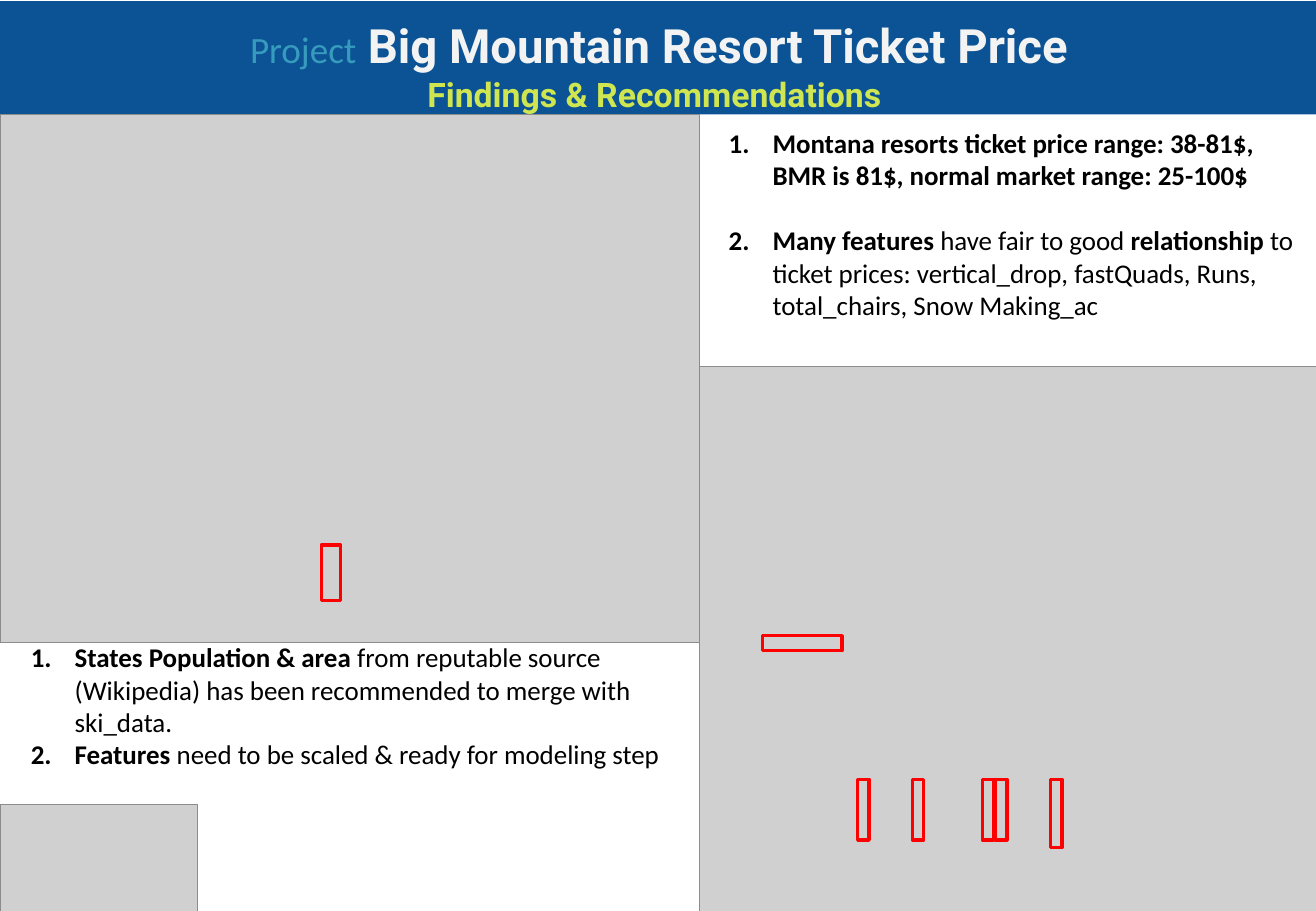
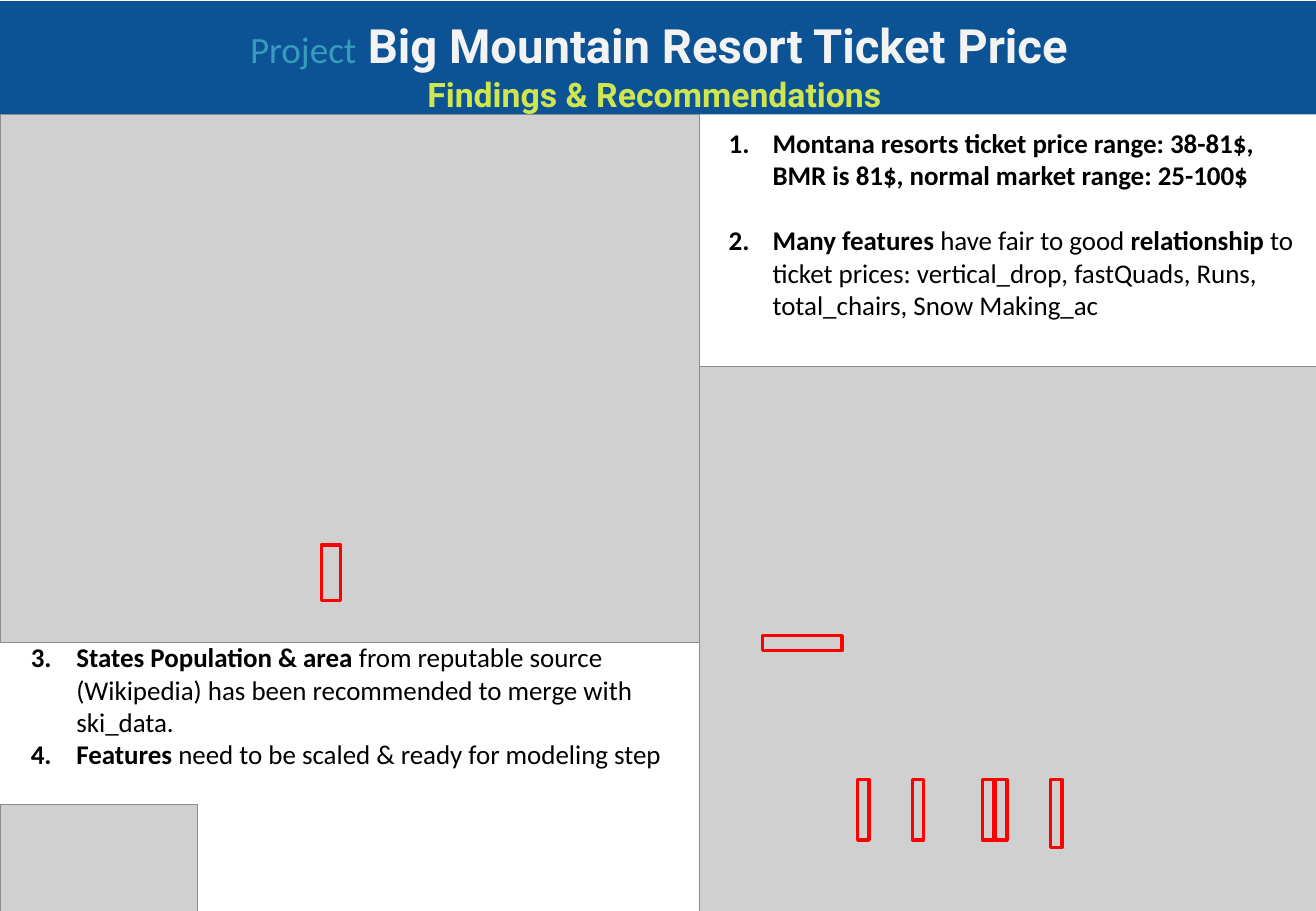
Before and after one commit to BinhKieu82/DataScienceGuidedCapstone, a slide deck: slide 5 of Guided Capstone Project.pptx (slide 4 before the commit). Drawn at 1316x911 pixels with LibreOffice and Linux fonts; fonts in the diff are those of the drawing; grey boxes stand for pictures. Boxes give left, top, right and bottom in pixels: in the first picture for what was removed or moved away, otherwise in the second. Text is boxed around its words. In the diff, an @@ line names an element or a change of style, - is before the commit and + after.

```diff
--- a/Guided Capstone Project.pptx
+++ b/Guided Capstone Project.pptx
@@ text "States Population & area from ..." at (76, 648, 660, 769): indent changed @@
```
Also in this commit, not shown: 5 other slides changed, 1 slide added, 1 other file.
